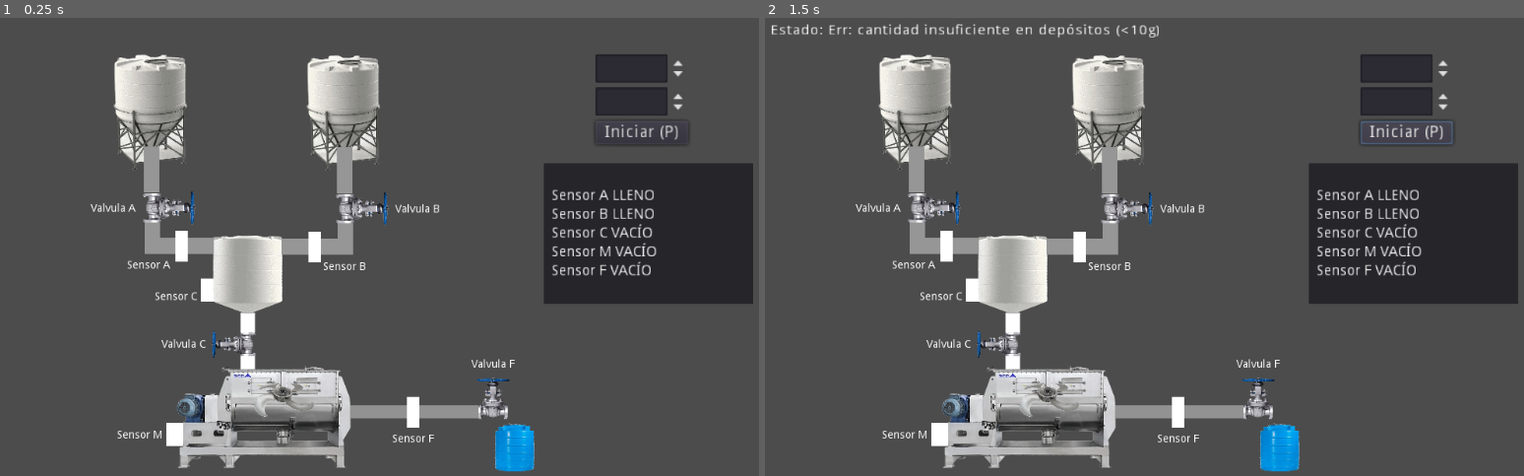
Above: before the commit, frames 1-2 (left to right).
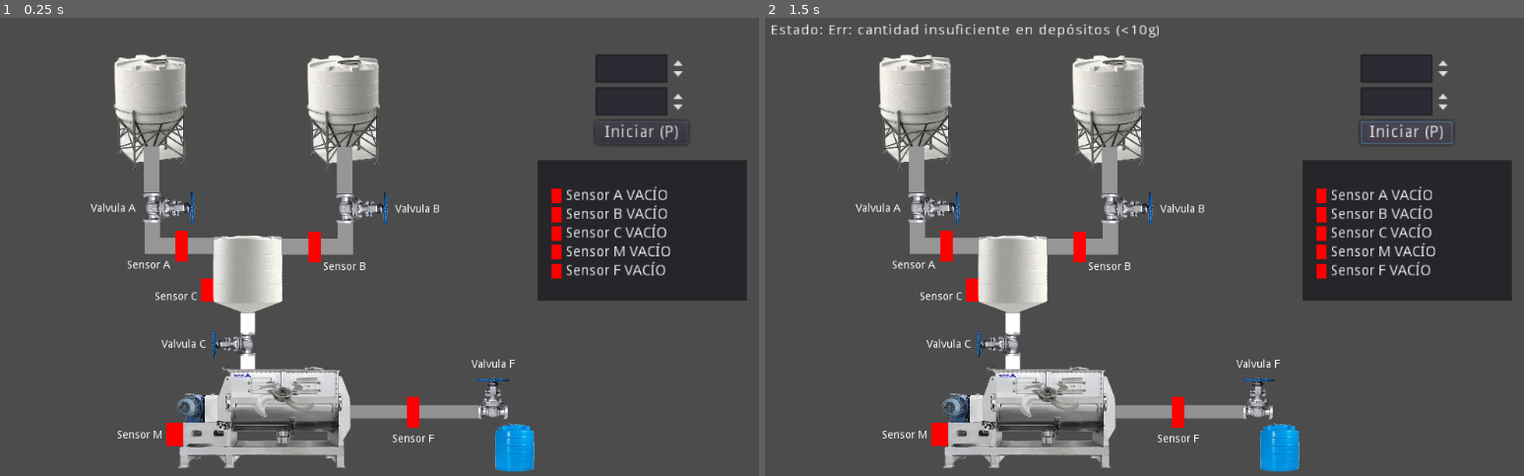
Above: after the commit, the same moments.

Repository: Danydev018/Simulacion_Mezcladora_Industrial
Game: Godot game, scene res://scenes/main.tscn
Same seed, same stepped clock (60 frames per second), same inputs: the game is played once before the commit and once after it.
Inputs:
- Up to frame 1 (0.25 s): no input
- Up to frame 2 (1.5 s): click "Iniciar (P)" at 0.5 s; click "Iniciar (P)" at 1.25 s

The runs differ from the first frame. In frame 1, 2.5% of the frame differs, in the area x 21-100%, y 31-94%; in frame 2, 2.5%.

Commit message:
colores sensores y arreglado bug sensor F

Diff:
--- a/scenes/main.tscn
+++ b/scenes/main.tscn
@@ -8,6 +8,7 @@
 [ext_resource path="res://scripts/main.gd" type="Script" id=6]
 [ext_resource path="res://assets/valvula.png" type="Texture" id=7]
 [ext_resource path="res://scripts/deposito.gd" type="Script" id=8]
+[ext_resource path="res://scripts/VertidoFinal.gd" type="Script" id=9]
 
 [sub_resource type="QuadMesh" id=2]
 
@@ -294,6 +295,7 @@
 
 [node name="VertidoFinal" type="Node2D" parent="."]
 position = Vector2( 0, 4 )
+script = ExtResource( 9 )
 
 [node name="Cuerpo" type="Sprite" parent="VertidoFinal"]
 position = Vector2( 696, 558 )
@@ -310,10 +312,10 @@
 color = Color( 1, 1, 1, 0.66 )
 
 [node name="PanelSensores" type="Panel" parent="."]
-margin_left = 838.0
-margin_top = 304.0
-margin_right = 878.0
-margin_bottom = 344.0
+margin_left = 830.0
+margin_top = 300.0
+margin_right = 870.0
+margin_bottom = 340.0
 rect_scale = Vector2( 6.805, 4.57523 )
 rect_pivot_offset = Vector2( 18, 31 )
 
@@ -323,107 +325,117 @@
 margin_right = 845.0
 margin_bottom = 312.0
 rect_scale = Vector2( 1.32, 1.35956 )
+__meta__ = {
+"_edit_use_anchors_": true
+}
 
 [node name="SensorA" type="HBoxContainer" parent="VBoxContainer"]
-margin_right = 101.0
-margin_bottom = 14.0
+margin_right = 111.0
+margin_bottom = 14.0
+size_flags_horizontal = 3
+size_flags_vertical = 3
+
+[node name="IndicadorA" type="ColorRect" parent="VBoxContainer/SensorA"]
+margin_right = 10.0
+margin_bottom = 14.0
+rect_min_size = Vector2( 10, 0 )
 
 [node name="Label" type="Label" parent="VBoxContainer/SensorA"]
-margin_right = 56.0
+margin_left = 14.0
+margin_right = 70.0
 margin_bottom = 14.0
 text = "Sensor A"
 
 [node name="LabelEstadoA" type="Label" parent="VBoxContainer/SensorA"]
-margin_left = 60.0
-margin_right = 94.0
+margin_left = 74.0
+margin_right = 108.0
 margin_bottom = 14.0
 text = "Vacio"
-
-[node name="IndicadorA" type="ColorRect" parent="VBoxContainer/SensorA"]
-margin_left = 98.0
-margin_right = 98.0
-margin_bottom = 14.0
 
 [node name="SensorB" type="HBoxContainer" parent="VBoxContainer"]
 margin_top = 18.0
-margin_right = 101.0
+margin_right = 111.0
 margin_bottom = 32.0
 
+[node name="IndicadorB" type="ColorRect" parent="VBoxContainer/SensorB"]
+margin_right = 10.0
+margin_bottom = 14.0
+rect_min_size = Vector2( 10, 0 )
+
 [node name="Label" type="Label" parent="VBoxContainer/SensorB"]
-margin_right = 56.0
+margin_left = 14.0
+margin_right = 70.0
 margin_bottom = 14.0
 text = "Sensor B"
 
 [node name="LabelEstadoB" type="Label" parent="VBoxContainer/SensorB"]
-margin_left = 60.0
-margin_right = 94.0
+margin_left = 74.0
+margin_right = 108.0
 margin_bottom = 14.0
 text = "Vacio"
-
-[node name="IndicadorB" type="ColorRect" parent="VBoxContainer/SensorB"]
-margin_left = 98.0
-margin_right = 98.0
-margin_bottom = 14.0
 
 [node name="SensorC" type="HBoxContainer" parent="VBoxContainer"]
 margin_top = 36.0
-margin_right = 101.0
+margin_right = 111.0
 margin_bottom = 50.0
 
+[node name="IndicadorC" type="ColorRect" parent="VBoxContainer/SensorC"]
+margin_right = 10.0
+margin_bottom = 14.0
+rect_min_size = Vector2( 10, 0 )
+
 [node name="Label" type="Label" parent="VBoxContainer/SensorC"]
-margin_right = 55.0
+margin_left = 14.0
+margin_right = 69.0
 margin_bottom = 14.0
 text = "Sensor C"
 
 [node name="LabelEstadoC" type="Label" parent="VBoxContainer/SensorC"]
-margin_left = 59.0
-margin_right = 93.0
+margin_left = 73.0
+margin_right = 107.0
 margin_bottom = 14.0
 text = "Vacio"
-
-[node name="IndicadorC" type="ColorRect" parent="VBoxContainer/SensorC"]
-margin_left = 97.0
-margin_right = 97.0
-margin_bottom = 14.0
 
 [node name="SensorM" type="HBoxContainer" parent="VBoxContainer"]
 margin_top = 54.0
-margin_right = 101.0
+margin_right = 111.0
 margin_bottom = 68.0
 
+[node name="IndicadorM" type="ColorRect" parent="VBoxContainer/SensorM"]
+margin_right = 10.0
+margin_bottom = 14.0
+rect_min_size = Vector2( 10, 0 )
+
 [node name="Label" type="Label" parent="VBoxContainer/SensorM"]
-margin_right = 59.0
+margin_left = 14.0
+margin_right = 73.0
 margin_bottom = 14.0
 text = "Sensor M"
 
 [node name="LabelEstadoM" type="Label" parent="VBoxContainer/SensorM"]
-margin_left = 63.0
-margin_right = 97.0
+margin_left = 77.0
+margin_right = 111.0
 margin_bottom = 14.0
 text = "Vacio"
-
-[node name="IndicadorM" type="ColorRect" parent="VBoxContainer/SensorM"]
-margin_left = 101.0
-margin_right = 101.0
-margin_bottom = 14.0
 
 [node name="SensorF" type="HBoxContainer" parent="VBoxContainer"]
 margin_top = 72.0
-margin_right = 101.0
+margin_right = 111.0
 margin_bottom = 86.0
 
+[node name="IndicadorF" type="ColorRect" parent="VBoxContainer/SensorF"]
+margin_right = 10.0
+margin_bottom = 14.0
+rect_min_size = Vector2( 10, 0 )
+
 [node name="Label" type="Label" parent="VBoxContainer/SensorF"]
-margin_right = 54.0
+margin_left = 14.0
+margin_right = 68.0
 margin_bottom = 14.0
 text = "Sensor F"
 
 [node name="LabelEstadoF" type="Label" parent="VBoxContainer/SensorF"]
-margin_left = 58.0
-margin_right = 92.0
+margin_left = 72.0
+margin_right = 106.0
 margin_bottom = 14.0
 text = "Vacio"
-
-[node name="IndicadorF" type="ColorRect" parent="VBoxContainer/SensorF"]
-margin_left = 96.0
-margin_right = 96.0
-margin_bottom = 14.0
--- /dev/null
+++ b/scripts/VertidoFinal.gd
@@ -0,0 +1,10 @@
+# En vertidoFinal.gd o donde corresponda
+extends Node2D
+
+var lleno = false
+
+func esta_lleno():
+	return lleno
+
+func set_lleno(valor):
+	lleno = valor
--- a/scripts/iu.gd
+++ b/scripts/iu.gd
@@ -19,3 +19,14 @@
 
 func set_estado(texto):
 	$LabelEstado.text = "Estado: " + texto
+
+func get_sensor_A():
+	return $SensorA
+func get_sensor_B():
+	return $SensorB
+func get_sensor_F():
+	return $SensorF
+func get_sensor_C():
+	return $SensorC
+func get_sensor_M():
+	return $SensorM
--- a/scripts/main.gd
+++ b/scripts/main.gd
@@ -14,10 +14,15 @@
 onready var recipiente_c = $RecipienteC
 onready var mezclador = $Mezclador
 onready var valvula_cm = $RecipienteC/ValveCM
+onready var sensor_a_mesh = $UI/SensorA
+onready var sensor_b_mesh = $UI/SensorB
+onready var sensor_c_mesh = $UI/SensorC
+onready var sensor_m_mesh: MeshInstance2D = $UI/SensorM
+onready var sensor_f_mesh: MeshInstance2D = $UI/SensorF
 
 signal mezcla_final_depositada
 
-
+var recipiente_final_lleno = false
 var estado_sensor_a
 var estado_sensor_b
 var estado_sensor_c
@@ -77,9 +82,11 @@
 	llenar_producto_a()
 	# Cargar depósitos con valores del input
 	deposito_a.cargar(ui.get_pesoA())
-	deposito_b.cargar(ui.get_pesoB())
-	actualizar_panel_sensores()
-
+	#deposito_b.cargar(ui.get_pesoB())
+	actualizar_panel_sensores()
+
+	recipiente_final_lleno = false
+	actualizar_panel_sensores()
 
 # -------------------
 # Fase A
@@ -143,6 +150,7 @@
 # Fase B
 # -------------------
 func llenar_producto_b():
+	deposito_b.cargar(ui.get_pesoB())
 	var peso_b = ui.get_pesoB()
 	recipiente_c.comenzar_llenado(peso_b)
 	recipiente_c.connect("peso_alcanzado", self, "_on_b_listo")
@@ -201,7 +209,8 @@
 # -------------------
 
 func _on_mezcla_completada():
-
+	recipiente_final_lleno = true
+	actualizar_panel_sensores()
 	mezclador.disconnect("mezcla_listo", self, "_on_mezcla_completada")
 	print("Mezcla completada. Descargando contenido del mezclador...")
 
@@ -215,6 +224,7 @@
 
 
 func _on_descarga_completa():
+
 	mezclador.disconnect("descarga_listo", self, "_on_descarga_completa")
 	print("Descarga completa. Preparando válvula final...")
 
@@ -231,59 +241,55 @@
 		print("⚠️ Mezclador no está vacío. Válvula no se puede abrir.")
 
 func _on_mezcla_final_recibida():
+	recipiente_final_lleno = false
+	actualizar_panel_sensores()
 	ui.set_estado("🧪 Recipiente final lleno. Proceso completo.")
 	print("Recipiente destino ha recibido la mezcla.")
-	actualizar_panel_sensores()
 	mezclador.cerrar_valvula_final()
 
 
 func actualizar_panel_sensores():
+
+	var COLOR_VERDE = Color(0, 1, 0, 1)
+	var COLOR_ROJO = Color(1, 0, 0, 1)
+
 	# Sensor A
-	var lleno_a = deposito_a.get_cantidad() >= ui.get_pesoA()
-
-	if lleno_a:
-		estado_sensor_a.text = "LLENO"
-		indicador_a.color = Color(0, 1, 0)  # verde
-	else:
-		estado_sensor_a.text = "VACÍO"
-		indicador_a.color = Color(1, 0, 0)  # rojo
-
-	# Sensor B
-	var lleno_b = deposito_b.get_cantidad() >= ui.get_pesoB()
-
-	if lleno_b:
-		estado_sensor_b.text = "LLENO"
-		indicador_b.color = Color(0, 1, 0)
-	else:
-		estado_sensor_b.text = "VACÍO"
-		indicador_b.color = Color(1, 0, 0)
+	var deposito_a_lleno = deposito_a.get_cantidad() > 0
+	estado_sensor_a.text = "LLENO" if deposito_a_lleno else "VACÍO"
+	indicador_a.color = COLOR_VERDE if deposito_a_lleno else COLOR_ROJO
+	sensor_a_mesh.modulate = COLOR_VERDE if deposito_a_lleno else COLOR_ROJO
+
+	# Sensor B - Depósito B
+	var deposito_b_lleno = deposito_b.get_cantidad() > 0
+	estado_sensor_b.text = "LLENO" if deposito_b_lleno else "VACÍO"
+	indicador_b.color = COLOR_VERDE if deposito_b_lleno else COLOR_ROJO
+	sensor_b_mesh.modulate = COLOR_VERDE if deposito_b_lleno else COLOR_ROJO
 
 	# Sensor C (Recipiente)
 	var lleno_c = recipiente_c.get_peso() > 0
 
 	if lleno_c:
 		estado_sensor_c.text = "LLENO"
-		indicador_c.color = Color(0, 1, 0)
+		indicador_c.color = COLOR_VERDE
+		sensor_c_mesh.modulate = COLOR_VERDE
 	else:
 		estado_sensor_c.text = "VACÍO"
-		indicador_c.color = Color(1, 0, 0)
+		indicador_c.color = COLOR_ROJO
+		sensor_c_mesh.modulate = COLOR_ROJO
 
 	# Sensor M (Motor mezclador)
 	var mezclando = mezclador.esta_mezclando()
 
 	if mezclando:
 		estado_sensor_m.text = "MEZCLANDO"
-		indicador_m.color = Color(1, 0, 0)  # rojo
+		indicador_m.color = COLOR_VERDE  # rojo
+		sensor_m_mesh.modulate = COLOR_VERDE
 	else:
 		estado_sensor_m.text = "VACÍO"
-		indicador_m.color = Color(0, 1, 0)  # verde
-
-	# Sensor F (Final del mezclador)
-	var vacio_f = mezclador.esta_vacio()
-
-	if vacio_f:
-		estado_sensor_f.text = "VACÍO"
-		indicador_f.color = Color(0, 1, 0)  # verde
-	else:
-		estado_sensor_f.text = "LLENO"
-		indicador_f.color = Color(1, 0, 0)  # rojo
+		indicador_m.color = COLOR_ROJO  # verde
+		sensor_m_mesh.modulate = COLOR_ROJO
+
+	# Sensor F - Recipiente Final
+	estado_sensor_f.text = "LLENO" if recipiente_final_lleno else "VACÍO"
+	indicador_f.color = COLOR_VERDE if recipiente_final_lleno else COLOR_ROJO
+	sensor_f_mesh.modulate = COLOR_VERDE if recipiente_final_lleno else COLOR_ROJO
--- a/scripts/mezclador.gd
+++ b/scripts/mezclador.gd
@@ -114,6 +114,17 @@
 	emit_signal("mezcla_final_depositada")
 	print("🧪 Mezcla final depositada en el recipiente destino.")
 
+		# Marcar el recipiente final como lleno
+	var vertido_final = get_node("/root/main/VertidoFinal")
+	if vertido_final.has_method("set_lleno"):
+		vertido_final.set_lleno(true)
+	# Actualizar sensores
+	get_node("/root/main").actualizar_panel_sensores()
+
+	yield(get_tree().create_timer(1.0), "timeout")
+	flujo.visible = false
+	emit_signal("mezcla_final_depositada")
+
 func cerrar_valvula_final():
 	if valvula_abierta:
 		valvula_abierta = false
Not shown: 1 places in scenes/main.tscn that only renumber resources
